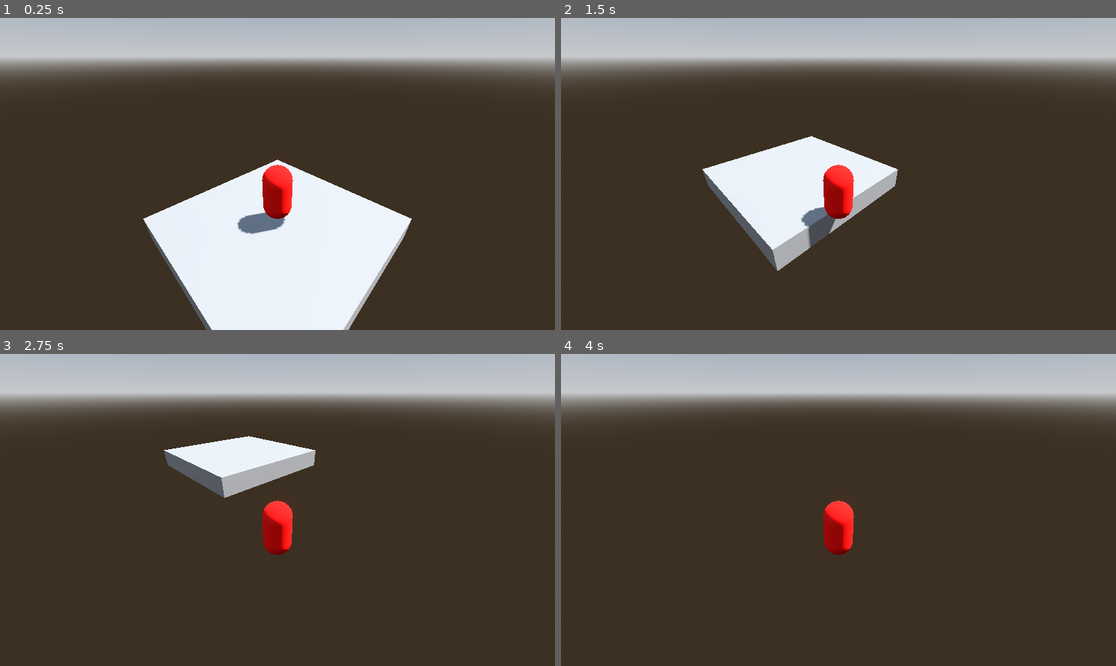
Above: before the commit, frames 1-4 (two rows, left to right).
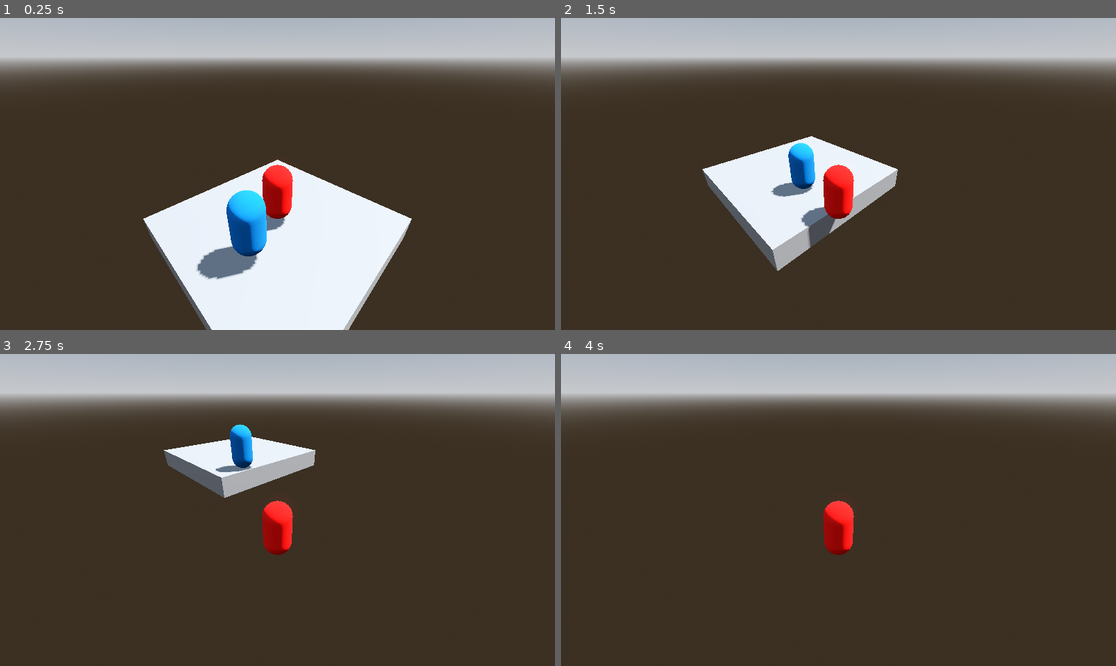
Above: after the commit, the same moments.

Repository: IIcyTundra/RC_2024
Game: Godot game, scene res://node_3d.tscn
Two runs of this game, one before a commit and one after it. Both use one fixed random seed, a clock stepped at 60 frames per second and the inputs below.
Inputs:
- Up to frame 1 (0.25 s): no input
- Up to frame 2 (1.5 s): tap Enter (ui_accept) at 0.5, 0.77 s; hold D (right) 0.53-1.28 s; hold S (down) from 1.28 s (still down)
- Up to frame 3 (2.75 s): tap Enter (ui_accept) at 1.52 s; release S (down) at 2.03 s; hold D (right) from 2.03 s (still down)
- Up to frame 4 (4 s): release D (right) at 2.78 s; hold W (up) 2.78-3.53 s; tap Enter (ui_accept) at 3.02, 3.77 s; hold A (left) from 3.53 s (still down)

The runs differ from the first frame. In frame 1, 2.0% of the frame differs, in the area x 35-49%, y 55-84%; in frame 2, 0.8%; in frame 3, 0.6%; in frame 4, nothing differs.

Commit message:
Basic Enemy
Added a Basic Enemy using a state_machine. Currently has unintended bounce effect, but it is kind of funny.

Diff:
--- a/CharacterBody3D.gd
+++ b/CharacterBody3D.gd
@@ -6,7 +6,9 @@
 
 # Get the gravity from the project settings to be synced with RigidBody nodes.
 var gravity = ProjectSettings.get_setting("physics/3d/default_gravity")
-
+#adding to a group for other scripts to reference
+func _ready():
+	add_to_group("PlayerGroup")
 
 func _physics_process(delta):
 	# Add the gravity.
--- /dev/null
+++ b/EnemyScripts/BasicEnemyScripts/BasicEnemy.gd
@@ -0,0 +1,72 @@
+class_name BasicEnemy
+extends CharacterBody3D
+
+const SPEED = 2
+const ATTACK_RANGE = 1.5
+
+@onready
+var state_machine = $state_machine
+# Get the gravity from the project settings to be synced with RigidBody nodes.
+var gravity = ProjectSettings.get_setting("physics/3d/default_gravity")
+
+#Function that will add velocity to object in order to follow player
+func followPlayer():
+	#getting the player for position values
+	var player = get_tree().get_nodes_in_group("PlayerGroup")[0]
+
+	var xdist = player.position.x - position.x
+	var zdist = player.position.z - position.z
+	#use pythag to find the distance between enemy & player
+	#var playerDist = sqrt(xdist*xdist + zdist*zdist)
+	#calculates velocity based on given speed
+	var chaseVelx = cos(atan(zdist/xdist))* SPEED * (xdist/abs(xdist))
+	var chaseVelz = cos(atan(xdist/zdist))* SPEED * (zdist/abs(zdist))
+	#print("x:"+str(xdist)+" | z:"+str(zdist)+" | dist:"+str(playerDist)+"\nChase X: "+str(chaseVelx)+" | Chase Z:"+str(chaseVelz))
+	velocity.x = chaseVelx
+	velocity.z = chaseVelz
+
+	#print("Lerp value:"+str(lerp(player.position.x,player.position.y,player.position.z)))
+func isInAttackRange():
+	#get player
+	var player = get_tree().get_nodes_in_group("PlayerGroup")[0]
+	var xdist = player.position.x - position.x
+	var zdist = player.position.z - position.z
+	#use pythag to find the distance between enemy & player
+	var playerDist = sqrt(xdist*xdist + zdist*zdist)
+	#testing purposes
+
+	if(playerDist <= ATTACK_RANGE):
+		return true
+	else:
+		return false
+
+#func _physics_process(delta):
+#	if not is_on_floor():
+#		velocity.y -= gravity * delta
+
+
+
+# Called when the node enters the scene tree for the first time.
+func _ready() -> void:
+	# Initialize the state machine, passing a reference of the player to the states,
+	# that way they can move and react accordingly
+	state_machine.init(self)
+
+func _unhandled_input(event: InputEvent) -> void:
+	state_machine.process_input(event)
+
+func _physics_process(delta: float) -> void:
+	state_machine.process_physics(delta)
+
+func _process(delta: float) -> void:
+	state_machine.process_frame(delta)
+
+# Called every frame. 'delta' is the elapsed time since the previous frame.
+#func _process(delta):
+	#follows player if the enemy is not within range of player
+	#if not isInAttackRange():
+	#	followPlayer()
+	#else:
+	#	velocity.x = 0
+	#	velocity.z = 0
+	#move_and_slide()
--- /dev/null
+++ b/EnemyScripts/BasicEnemyScripts/State.gd
@@ -0,0 +1,27 @@
+class_name State
+extends Node
+
+@export
+var animation_name: String
+@export
+var move_speed: float = 300
+
+var gravity: int = ProjectSettings.get_setting("physics/2d/default_gravity")
+
+# Hold a reference to the parent so that it can be controlled by the state
+var parent: BasicEnemy
+
+func enter() -> void:
+	pass
+
+func exit() -> void:
+	pass
+
+func process_input(event: InputEvent) -> State:
+	return null
+
+func process_frame(delta: float) -> State:
+	return null
+
+func process_physics(delta: float) -> State:
+	return null
--- /dev/null
+++ b/EnemyScripts/BasicEnemyScripts/chase_state.gd
@@ -0,0 +1,23 @@
+extends State
+
+@export
+var idle_state: State
+@export
+var fall_state: State
+
+func enter() -> void:
+	super()
+
+
+
+func process_physics(delta: float) -> State:
+	parent.velocity.y += gravity * delta
+	parent.followPlayer()
+	parent.move_and_slide()
+	print("chase state")
+	print("x: "+str(parent.position.x)+" | y: "+str(parent.position.y))
+	if not parent.is_on_floor():
+		return fall_state
+	if parent.isInAttackRange():
+		return idle_state
+	return null
--- /dev/null
+++ b/EnemyScripts/BasicEnemyScripts/fall_state.gd
@@ -0,0 +1,20 @@
+extends State
+
+@export
+var idle_state: State
+@export
+var chase_state: State
+
+func enter() -> void:
+	super()
+
+
+
+func process_physics(delta: float) -> State:
+	parent.velocity.y -= gravity * delta
+	print("fall state")
+	print("x: "+str(parent.position.x)+" | y: "+str(parent.position.y))
+	parent.move_and_slide()
+	if parent.is_on_floor():
+		return idle_state
+	return null
--- /dev/null
+++ b/EnemyScripts/BasicEnemyScripts/idle_state.gd
@@ -0,0 +1,25 @@
+extends State
+
+@export
+var fall_state: State
+@export
+var chase_state: State
+
+func enter() -> void:
+	super()
+	parent.velocity.x = 0
+	parent.velocity.z = 0
+	#parent.velocity.y = 0
+
+
+
+func process_physics(delta: float) -> State:
+	parent.velocity.y -= gravity * delta
+	parent.move_and_slide()
+	print("idle state")
+	print("x: "+str(parent.position.x)+" | y: "+str(parent.position.y))
+	if not parent.is_on_floor():
+		return fall_state
+	if not parent.isInAttackRange() && parent.is_on_floor():
+		return chase_state
+	return null
--- /dev/null
+++ b/EnemyScripts/BasicEnemyScripts/state_machine.gd
@@ -0,0 +1,40 @@
+extends Node
+
+@export
+var starting_state: State
+
+var current_state: State
+
+# Initialize the state machine by giving each child state a reference to the
+# parent object it belongs to and enter the default starting_state.
+func init(parent: BasicEnemy) -> void:
+	for child in get_children():
+		child.parent = parent
+
+	# Initialize to the default state
+	change_state(starting_state)
+
+# Change to the new state by first calling any exit logic on the current state.
+func change_state(new_state: State) -> void:
+	if current_state:
+		current_state.exit()
+
+	current_state = new_state
+	current_state.enter()
+
+# Pass through functions for the Player to call,
+# handling state changes as needed.
+func process_physics(delta: float) -> void:
+	var new_state = current_state.process_physics(delta)
+	if new_state:
+		change_state(new_state)
+
+func process_input(event: InputEvent) -> void:
+	var new_state = current_state.process_input(event)
+	if new_state:
+		change_state(new_state)
+
+func process_frame(delta: float) -> void:
+	var new_state = current_state.process_frame(delta)
+	if new_state:
+		change_state(new_state)
--- a/node_3d.tscn
+++ b/node_3d.tscn
@@ -1,6 +1,11 @@
-[gd_scene load_steps=8 format=3 uid="uid://bkjmhr3f1jr5t"]
+[gd_scene load_steps=16 format=3 uid="uid://bkjmhr3f1jr5t"]
 
 [ext_resource type="Script" path="res://CharacterBody3D.gd" id="1_haw3t"]
+[ext_resource type="Script" path="res://EnemyScripts/BasicEnemyScripts/BasicEnemy.gd" id="2_tifxn"]
+[ext_resource type="Script" path="res://EnemyScripts/BasicEnemyScripts/state_machine.gd" id="3_r4n4k"]
+[ext_resource type="Script" path="res://EnemyScripts/BasicEnemyScripts/idle_state.gd" id="4_77m2s"]
+[ext_resource type="Script" path="res://EnemyScripts/BasicEnemyScripts/chase_state.gd" id="5_7p2bq"]
+[ext_resource type="Script" path="res://EnemyScripts/BasicEnemyScripts/fall_state.gd" id="6_4tgds"]
 
 [sub_resource type="ProceduralSkyMaterial" id="ProceduralSkyMaterial_i6h3w"]
 sky_horizon_color = Color(0.64625, 0.65575, 0.67075, 1)
@@ -22,6 +27,13 @@
 
 [sub_resource type="CapsuleMesh" id="CapsuleMesh_1016j"]
 
+[sub_resource type="CapsuleShape3D" id="CapsuleShape3D_r3yhi"]
+
+[sub_resource type="StandardMaterial3D" id="StandardMaterial3D_s6y0y"]
+albedo_color = Color(0, 0.458824, 0.807843, 1)
+
+[sub_resource type="CapsuleMesh" id="CapsuleMesh_ttbvi"]
+
 [node name="Node3D" type="Node3D"]
 
 [node name="WorldEnvironment" type="WorldEnvironment" parent="."]
@@ -36,7 +48,7 @@
 use_collision = true
 size = Vector3(7, 1, 7)
 
-[node name="CharacterBody3D" type="CharacterBody3D" parent="."]
+[node name="CharacterBody3D" type="CharacterBody3D" parent="." groups=["PlayerGroup"]]
 transform = Transform3D(1, 0, 0, 0, 1, 0, 0, 0, 1, 3, 2, 3)
 script = ExtResource("1_haw3t")
 
@@ -51,3 +63,33 @@
 
 [node name="Camera3D" type="Camera3D" parent="CharacterBody3D/Node3D"]
 transform = Transform3D(0.707107, -0.353553, 0.612373, 0, 0.866025, 0.5, -0.707107, -0.353553, 0.612372, 4, 4, 4)
+
+[node name="BasicEnemy" type="CharacterBody3D" parent="."]
+transform = Transform3D(1, 0, 0, 0, 1, 0, 0, 0, 1, 3.67, 1.97517, 5.007)
+script = ExtResource("2_tifxn")
+
+[node name="CollisionShape3D" type="CollisionShape3D" parent="BasicEnemy"]
+shape = SubResource("CapsuleShape3D_r3yhi")
+
+[node name="CSGMesh3D" type="CSGMesh3D" parent="BasicEnemy"]
+material_override = SubResource("StandardMaterial3D_s6y0y")
+mesh = SubResource("CapsuleMesh_ttbvi")
+
+[node name="state_machine" type="Node" parent="BasicEnemy" node_paths=PackedStringArray("starting_state")]
+script = ExtResource("3_r4n4k")
+starting_state = NodePath("idle")
+
+[node name="idle" type="Node" parent="BasicEnemy/state_machine" node_paths=PackedStringArray("fall_state", "chase_state")]
+script = ExtResource("4_77m2s")
+fall_state = NodePath("../fall")
+chase_state = NodePath("../chase")
+
+[node name="chase" type="Node" parent="BasicEnemy/state_machine" node_paths=PackedStringArray("idle_state", "fall_state")]
+script = ExtResource("5_7p2bq")
+idle_state = NodePath("../idle")
+fall_state = NodePath("../fall")
+
+[node name="fall" type="Node" parent="BasicEnemy/state_machine" node_paths=PackedStringArray("idle_state", "chase_state")]
+script = ExtResource("6_4tgds")
+idle_state = NodePath("../idle")
+chase_state = NodePath("../chase")
